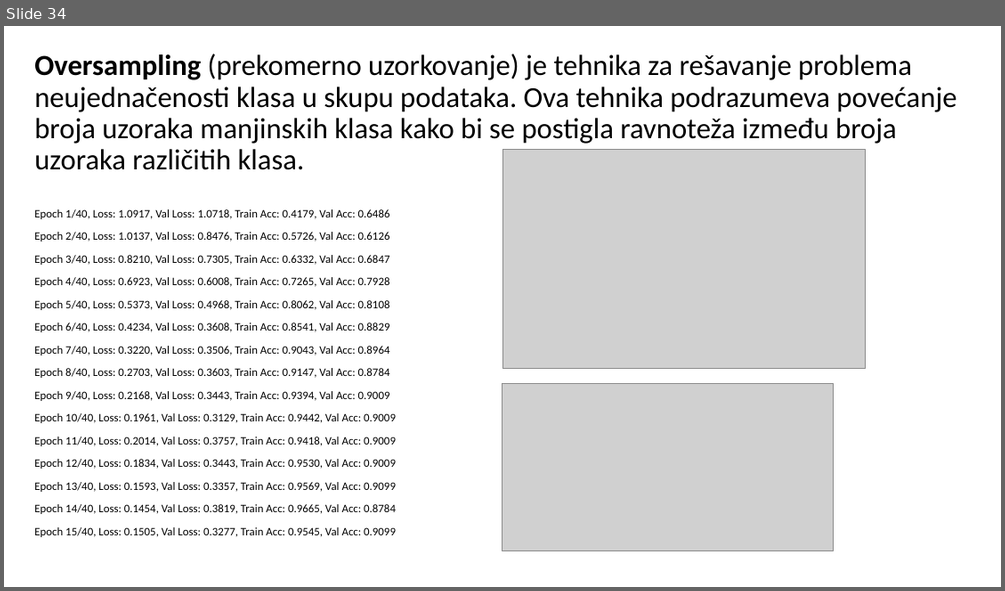
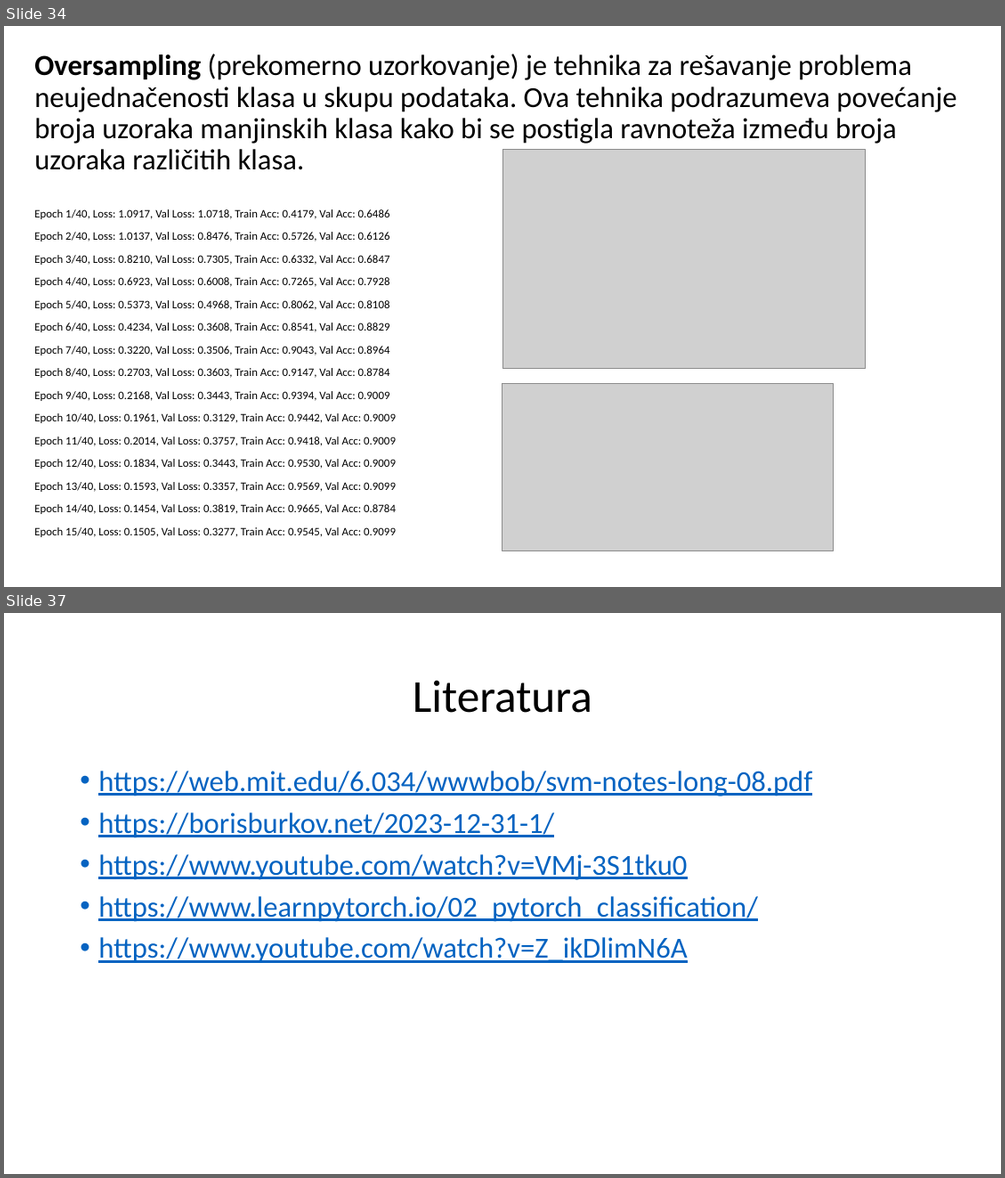
Before and after one commit to Pejanovic/ORI, a slide deck: Prezentacija.pptx. Shown one above the other, each under a label of ours: slide 34 before the commit, slides 34 and 37 after it; the slides between them are not shown. The pictures are 1005x591 and 1005x1178 pixels, drawn with LibreOffice and Linux fonts; fonts in the diff are those of the drawing; grey boxes stand for pictures. Boxes give left, top, right and bottom in pixels: in the first picture for what was removed or moved away, otherwise in the second. Text is boxed around its words. In the diff, an @@ line names an element or a change of style, - is before the commit and + after.

```diff
--- a/Prezentacija.pptx
+++ b/Prezentacija.pptx
@@ slide 37 added at box(4, 613, 1001, 1174), background #FFFFFF @@
@@ title added at box(413, 680, 592, 713), 44 pt, text #000000 @@
+Literatura
@@ text added at box(98, 771, 812, 963), 28 pt, text #0563C1, underline @@
+• https://web.mit.edu/6.034/wwwbob/svm-notes-long-08.pdf
+• https://borisburkov.net/2023-12-31-1/
+• https://www.youtube.com/watch?v=VMj-3S1tku0
+• https://www.learnpytorch.io/02_pytorch_classification/
+• https://www.youtube.com/watch?v=Z_ikDlimN6A
```
Also in this commit, not shown: 1 slide changed, 1 other slide added.
